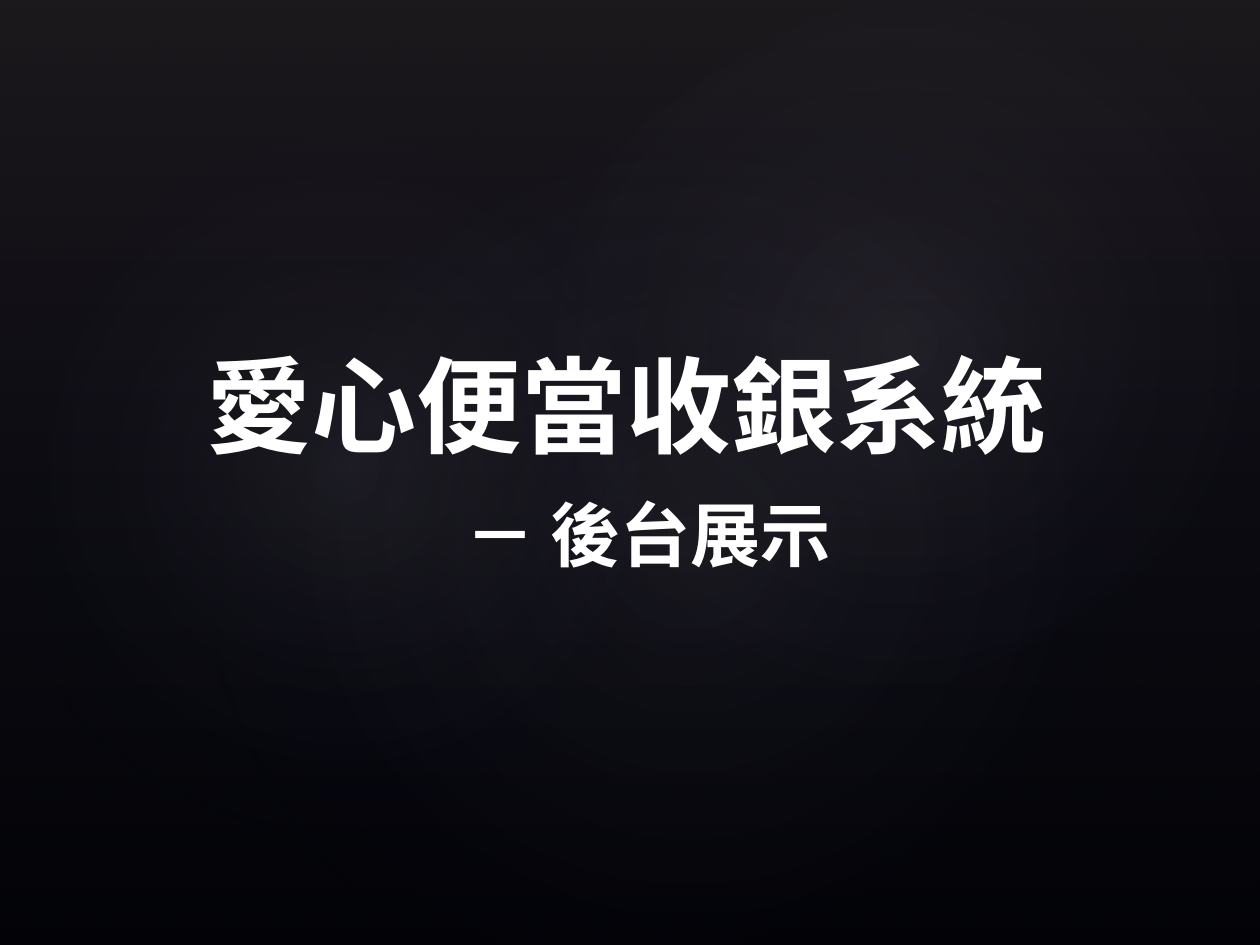
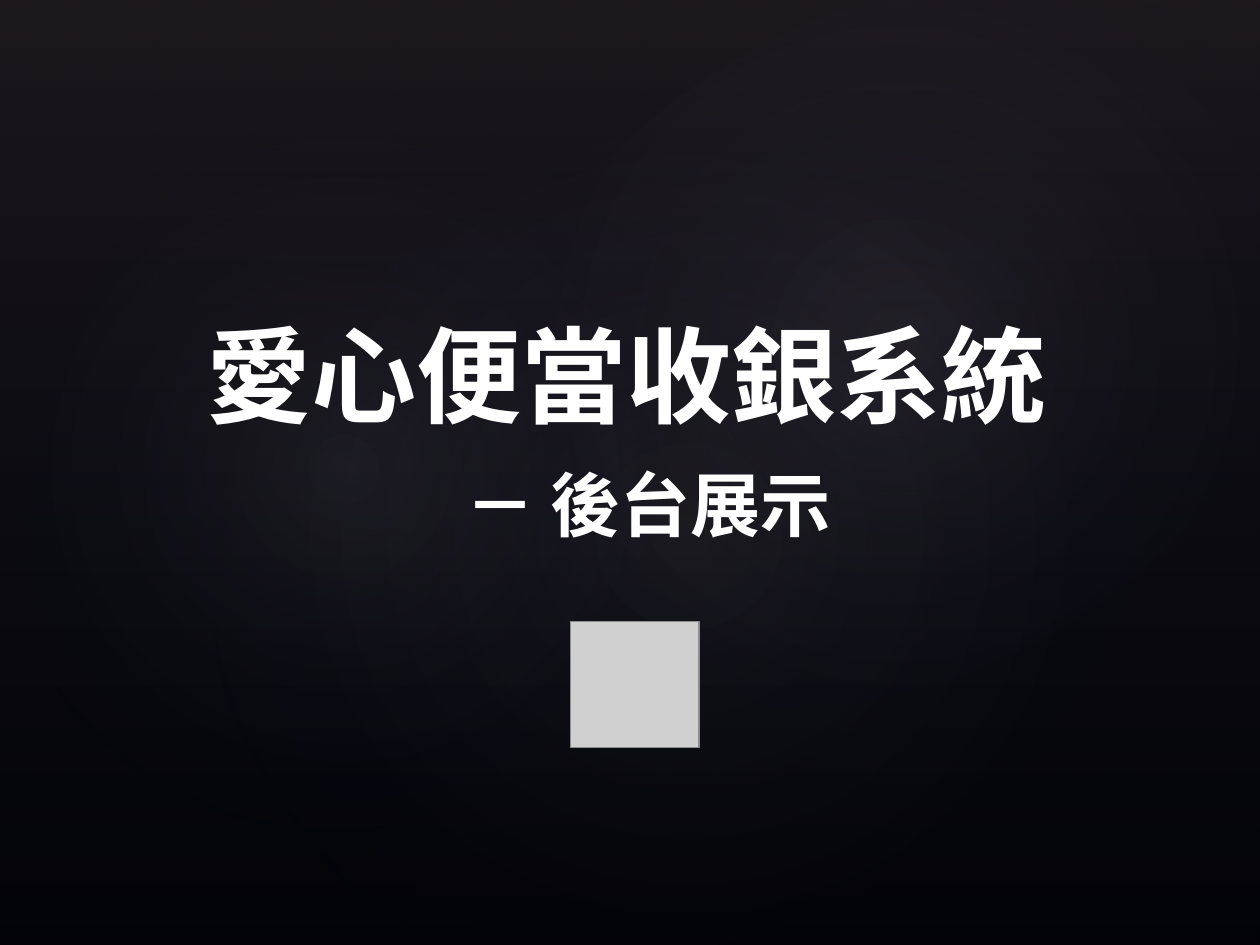
Before and after one commit to explooosion/iShareLoveMeal, a slide deck: slide 1 of doc/愛心便當收銀系統.pptx. Drawn at 1260x945 pixels with LibreOffice and Linux fonts; fonts in the diff are those of the drawing; grey boxes stand for pictures; background and template pictures are left out. Boxes give left, top, right and bottom in pixels: in the first picture for what was removed or moved away, otherwise in the second. Text is boxed around its words. In the diff, an @@ line names an element or a change of style, - is before the commit and + after.

```diff
--- a/doc/愛心便當收銀系統.pptx
+++ b/doc/愛心便當收銀系統.pptx
@@ title "愛心便當收銀系統": place and size @@
-title "愛心便當收銀系統" at (207, 355, 1047, 455)
+title "愛心便當收銀系統" at (207, 325, 1047, 425)
@@ text "－ 後台展示": place and size @@
-text "－ 後台展示" at (551, 500, 831, 568)
+text "－ 後台展示" at (551, 470, 831, 538)
@@ picture added at (571, 621, 699, 747) @@
```
Also in this commit, not shown: 12 other slides changed.
